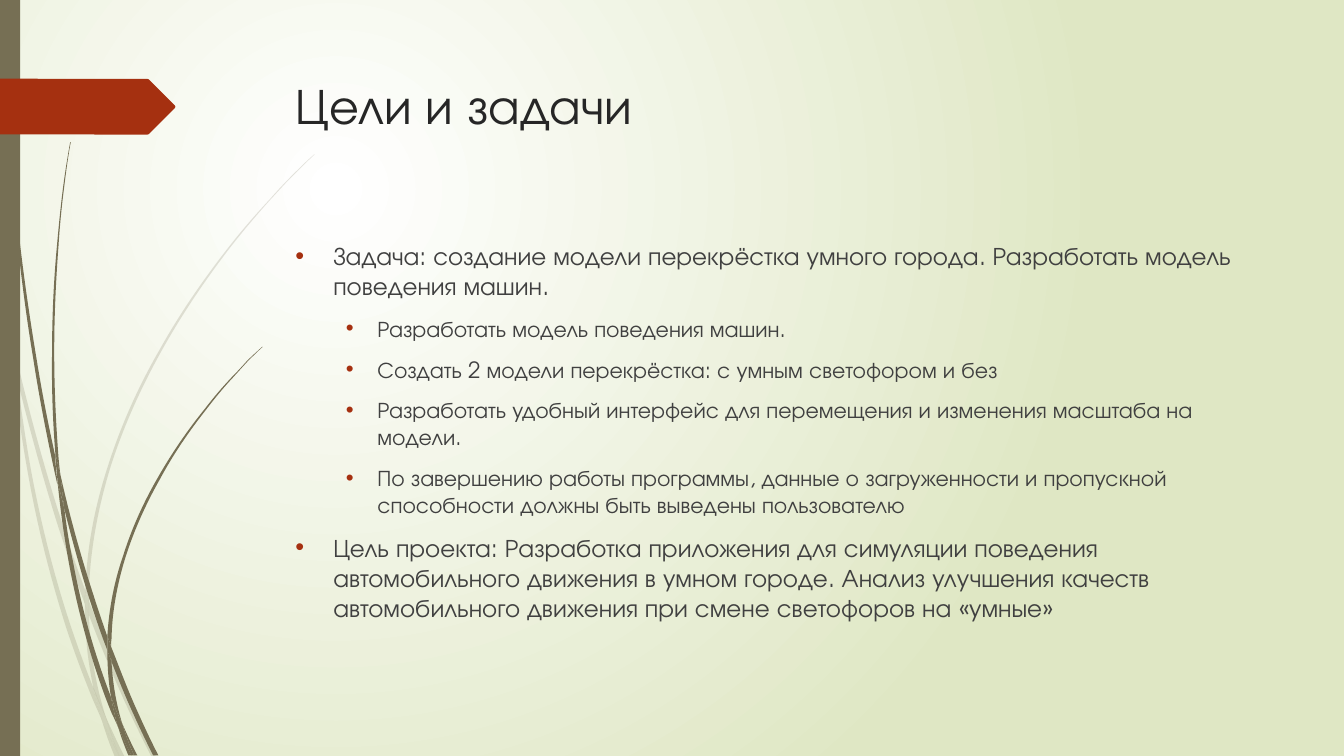
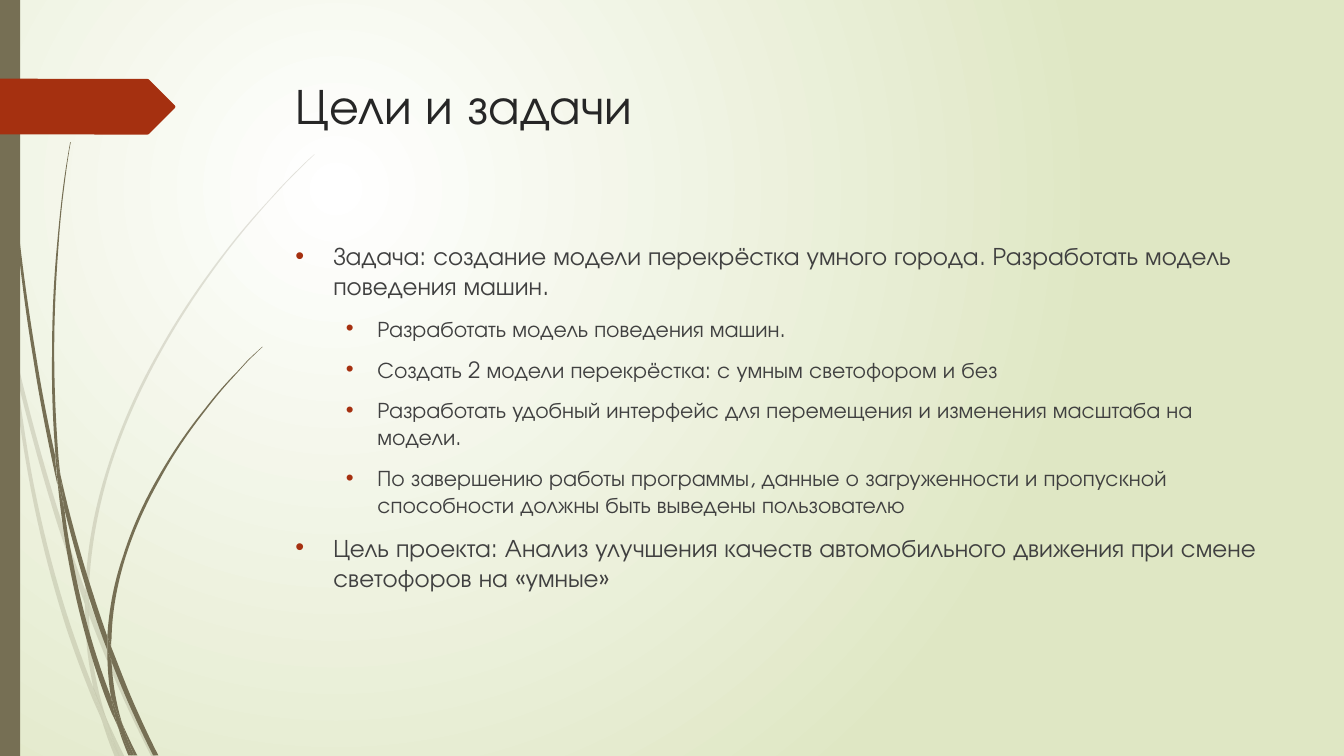
Before and after one commit to DortyTheGreat/mtuci, a slide deck: slide 2 of 6сем/ПП/ПП Кулешов БЭИ2202.pptx. Drawn at 1344x756 pixels with LibreOffice and Linux fonts; fonts in the diff are those of the drawing. Boxes give left, top, right and bottom in pixels: in the first picture for what was removed or moved away, otherwise in the second. Text is boxed around its words. In the diff, an @@ line names an element or a change of style, - is before the commit and + after.

```diff
--- a/6сем/ПП/ПП Кулешов БЭИ2202.pptx
+++ b/6сем/ПП/ПП Кулешов БЭИ2202.pptx
@@ text at box(333, 540, 1256, 592): text changed @@
-• Цель проекта: Разработка приложения для симуляции поведения автомобильного движения в умном городе. Анализ улучшения качеств автомобильного движения при смене светофоров на «умные»
+• Цель проекта: Анализ улучшения качеств автомобильного движения при смене светофоров на «умные»
```
Also in this commit, not shown: 1 other slide changed, 4 other files.
